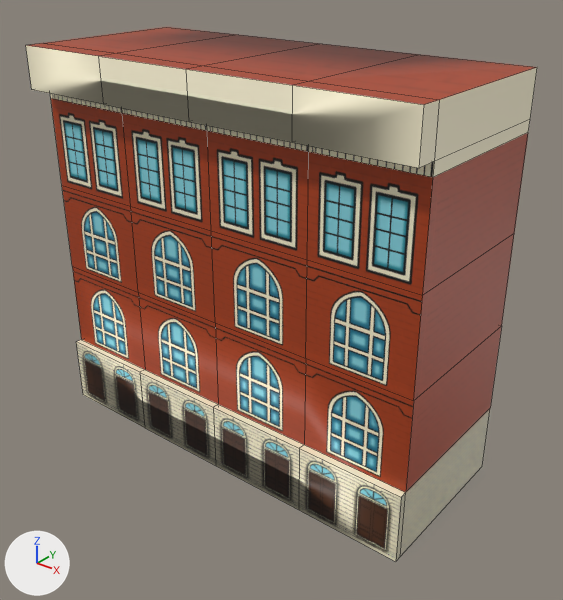
One commit to the FBX model Assets/Eric/3D/OldBuildingBlock1.fbx: the scene before it, then after it.
Before and after are seen from a 50 mm lens placed at (9.38, -8.39, 7.64), pointed at (2.8, -0.18, 2.55). Every picture has the same lights, and +X, +Y and +Z are marked at lower left. Mesh edges are drawn as thin lines. Where no turn or scale is listed for an object, it has been applied to the vertices. Vertices at the same position are counted once.

The scene before the commit, as lines of its bpy script (objects in view):
```python
me_cube_002 = bpy.data.meshes.new('Cube.002')
me_cube_002.from_pydata(...)  # 90 vertices, 112 faces; spans x -0.81..5.68, y -1.55..1.23, z 0.01..6.04
me_cube_002.materials.append(mat_material_002)  # picture img_postoffice_png
ob_old_building_block_1 = bpy.data.objects.new('Old Building Block 1', me_cube_002)
ob_old_building_block_1.location = (0.0, 0.0, 0.0)
```
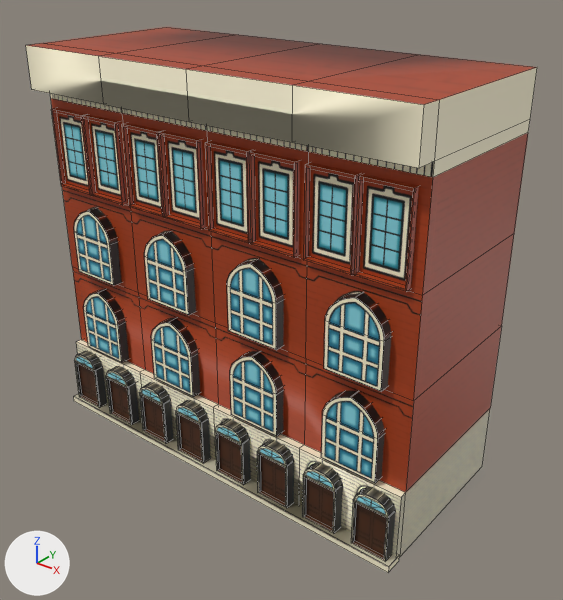
Where the change shows, as pixel boxes (x1, y1, x2, y2) in the pictures (563 x 600 px):
'Old Building Block 1', reshaped
    before: (26, 27, 537, 562)
    after: (26, 27, 537, 573)
part 1 of me_cube_002, added
    after: (74, 394, 399, 573)
part 2 of me_cube_002, added
    after: (51, 108, 419, 561)

What changed in the scene script:
```text
Add mat_material_001:
    mat_material_001 = principled_material('Material.001')
    mat_material_001.texture = img_postoffice_png
Change me_cube_002:
    used by ob_old_building_block_1; location = (0.0, 0.0, 0.0)
    remove me_cube_002.from_pydata(...)  # 90 vertices, 112 faces; spans x -0.81..5.68, y -1.55..1.23, z 0.01..6.04
    add me_cube_002.from_pydata(...)  # 674 vertices, 558 faces; spans x -0.81..5.7, y -1.57..1.23, z 0.0..6.04
    me_cube_002 part 1: a new loose piece, a box spanning x -0.77..5.7, y -1.57..-1.3, z 0.0..0.11, in mat_material_001 (picture img_postoffice_png)
    me_cube_002 part 2: 576 vertices added at x -0.71..5.62, y -1.52..-1.09, z 0.1..5.11
    add me_cube_002.materials.append(mat_material_001)  # picture img_postoffice_png
```
